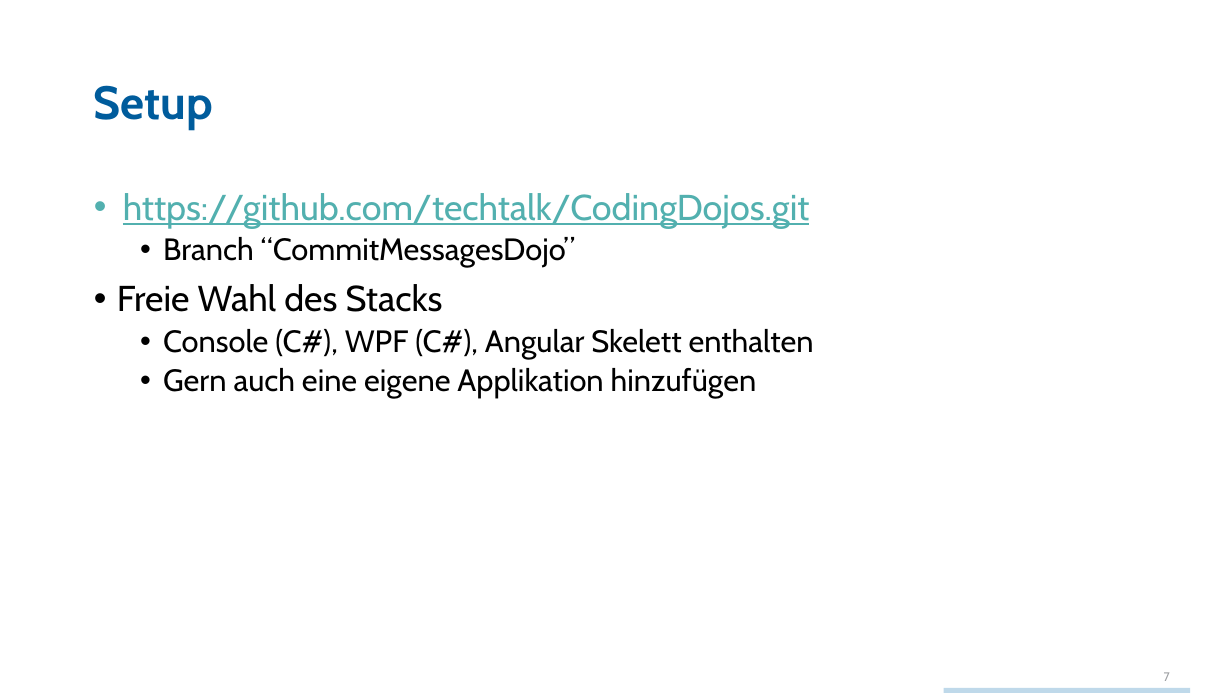
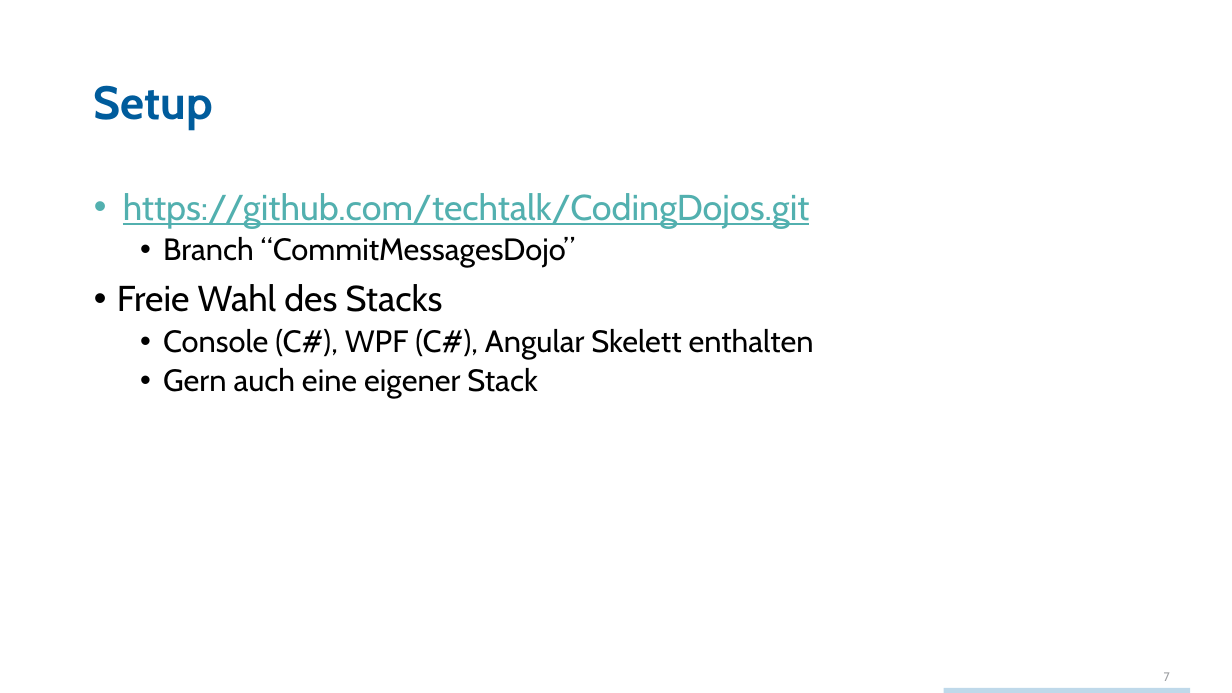
Before and after one commit to techtalk/CodingDojos, a slide deck: slide 7 of CommitMessages/CodingDojo_CommitMessages.pptx. Drawn at 1232x693 pixels with LibreOffice and Linux fonts; fonts in the diff are those of the drawing; background and template pictures are left out. Boxes give left, top, right and bottom in pixels: in the first picture for what was removed or moved away, otherwise in the second. Text is boxed around its words. In the diff, an @@ line names an element or a change of style, - is before the commit and + after.

```diff
--- a/CommitMessages/CodingDojo_CommitMessages.pptx
+++ b/CommitMessages/CodingDojo_CommitMessages.pptx
@@ text at bbox=[163, 368, 537, 398]: text changed @@
-  • Gern auch eine eigene Applikation hinzufügen
+  • Gern auch eine eigener Stack
```
Also in this commit, not shown: 26 other files.
